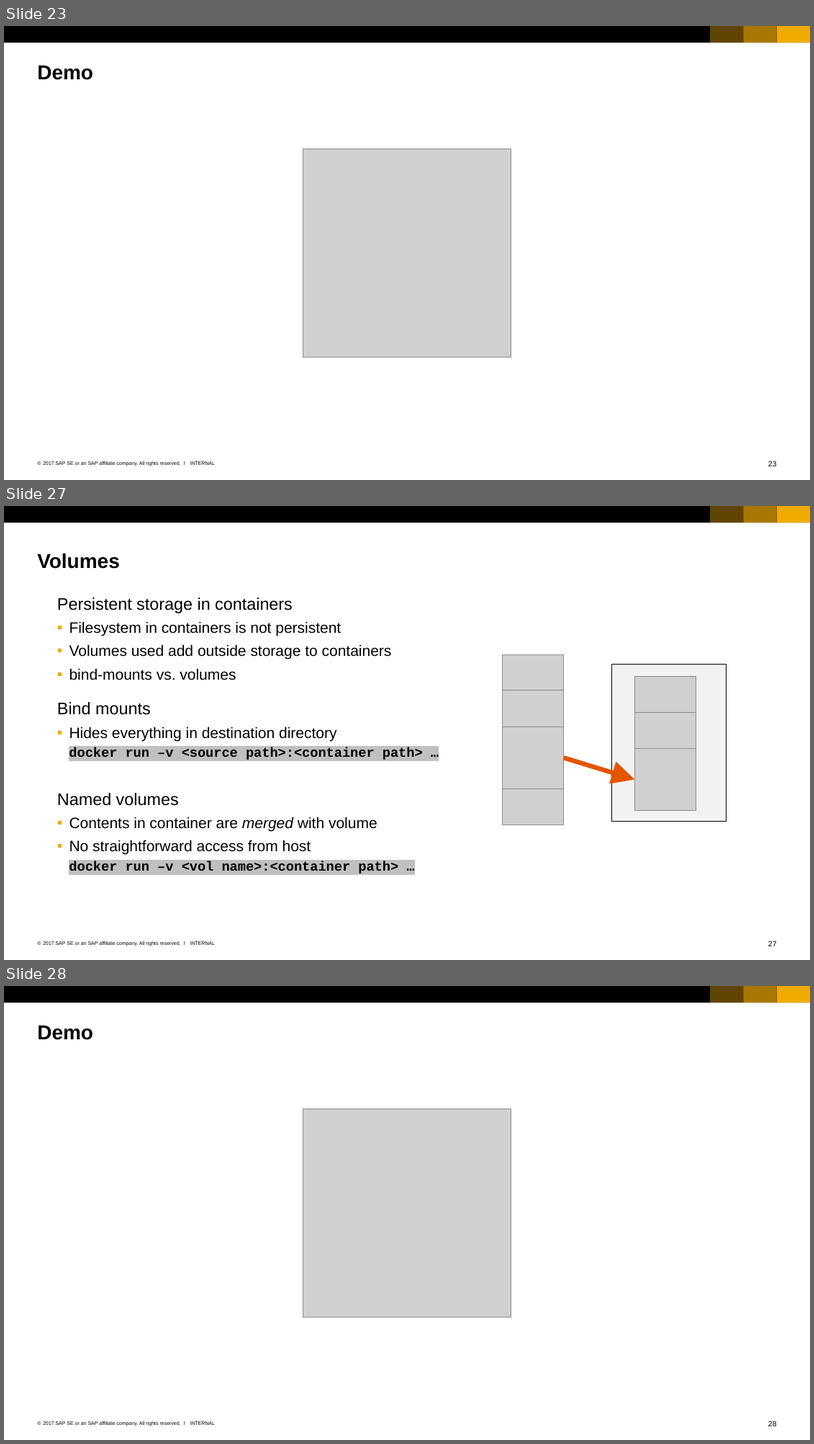
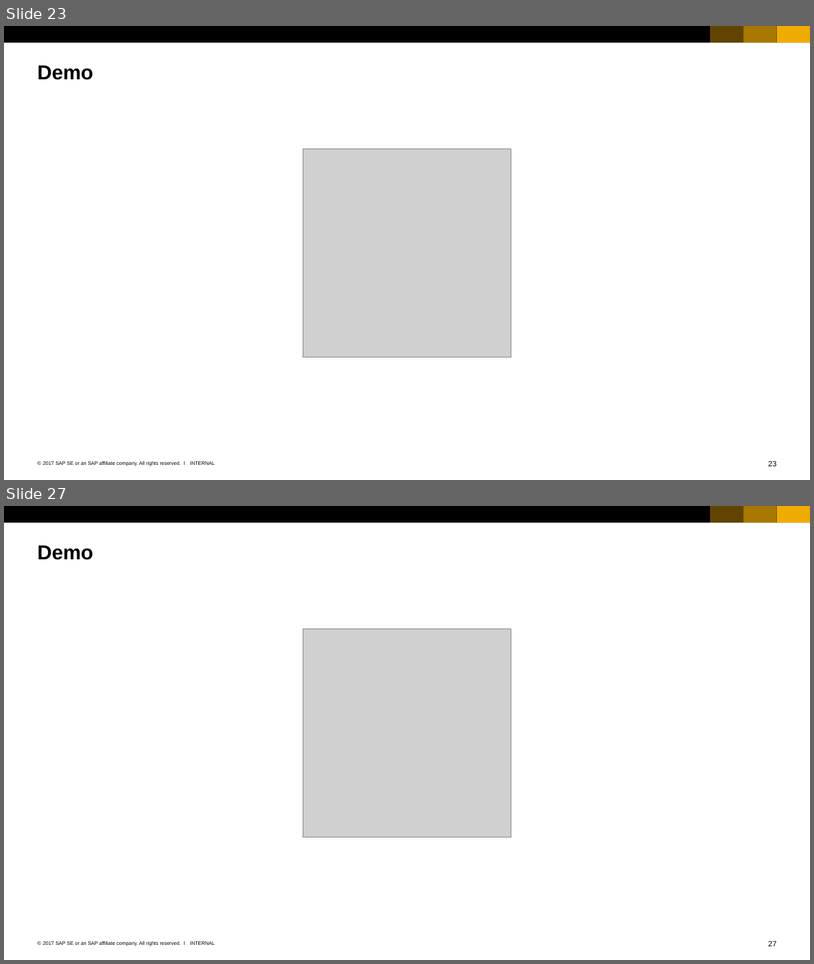
Before and after one commit to cuijiyao01/docker-k8s-training, a slide deck: docker/02_Docker_Fundamentals.pptx. Shown one above the other, each under a label of ours: slides 23, 27 and 28 before the commit, slides 23 and 27 after it; the slides between them are not shown. The pictures are 814x1444 and 814x964 pixels, drawn with LibreOffice and Linux fonts; fonts in the diff are those of the drawing; grey boxes stand for pictures. Boxes give left, top, right and bottom in pixels: in the first picture for what was removed or moved away, otherwise in the second. Text is boxed around its words. In the diff, an @@ line names an element or a change of style, - is before the commit and + after.

```diff
--- a/docker/02_Docker_Fundamentals.pptx
+++ b/docker/02_Docker_Fundamentals.pptx
@@ slide 27 removed at bbox=[4, 506, 810, 960], background #FFFFFF; not listed: 7 template elements that a slide beside it also shows @@
@@ title removed at bbox=[37, 553, 120, 569] @@
-Volumes
@@ text removed at bbox=[57, 597, 423, 873] @@
-Persistent storage in containers
-  ▪ Filesystem in containers is not persistent
-  ▪ Volumes used add outside storage to containers
-  ▪ bind-mounts vs. volumes
-Bind mounts
-  ▪ Hides everything in destination directory
-    docker run –v <source path>:<container path> …
-  Named volumes
-  ▪ Contents in container are merged with volume
-  ▪ No straightforward access from host
-    docker run –v <vol name>:<container path> …
@@ group removed at bbox=[502, 655, 726, 824]: 7 pictures, 1 rectangle, 1 arrow @@
@@ what was slide 28 is now slide 27 @@
@@ page number at bbox=[769, 940, 777, 946]: text changed @@
-28
+27
```
Also in this commit, not shown: 2 slides changed, 2 other files.
